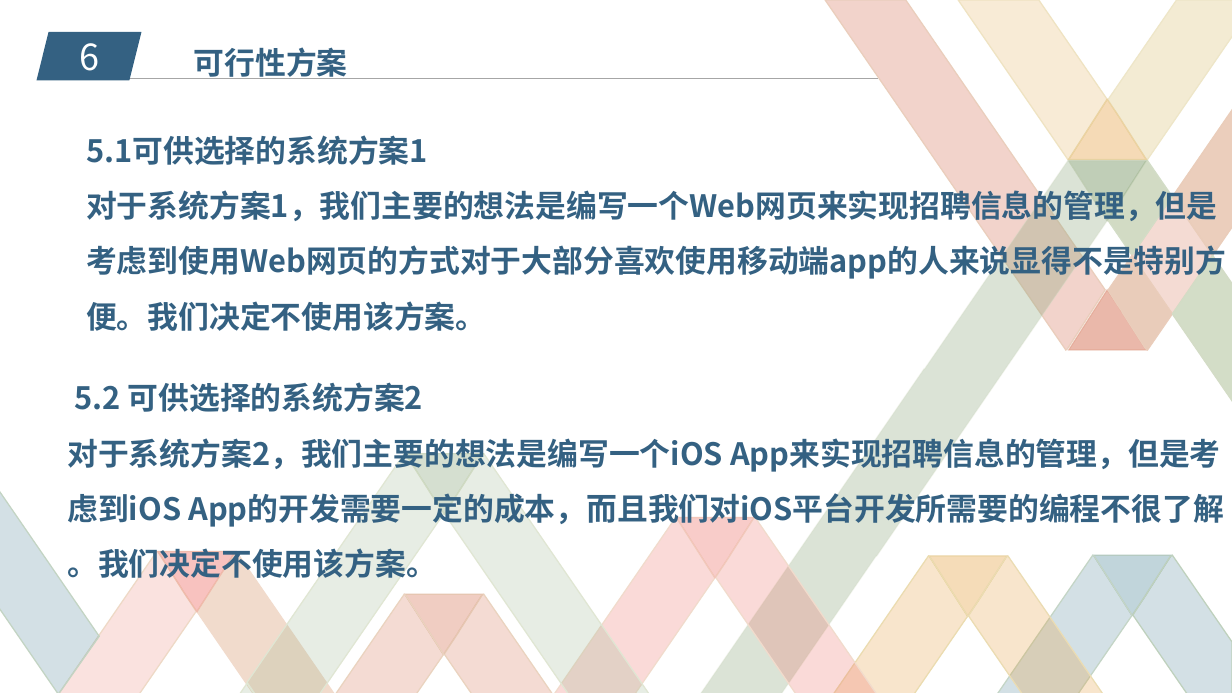
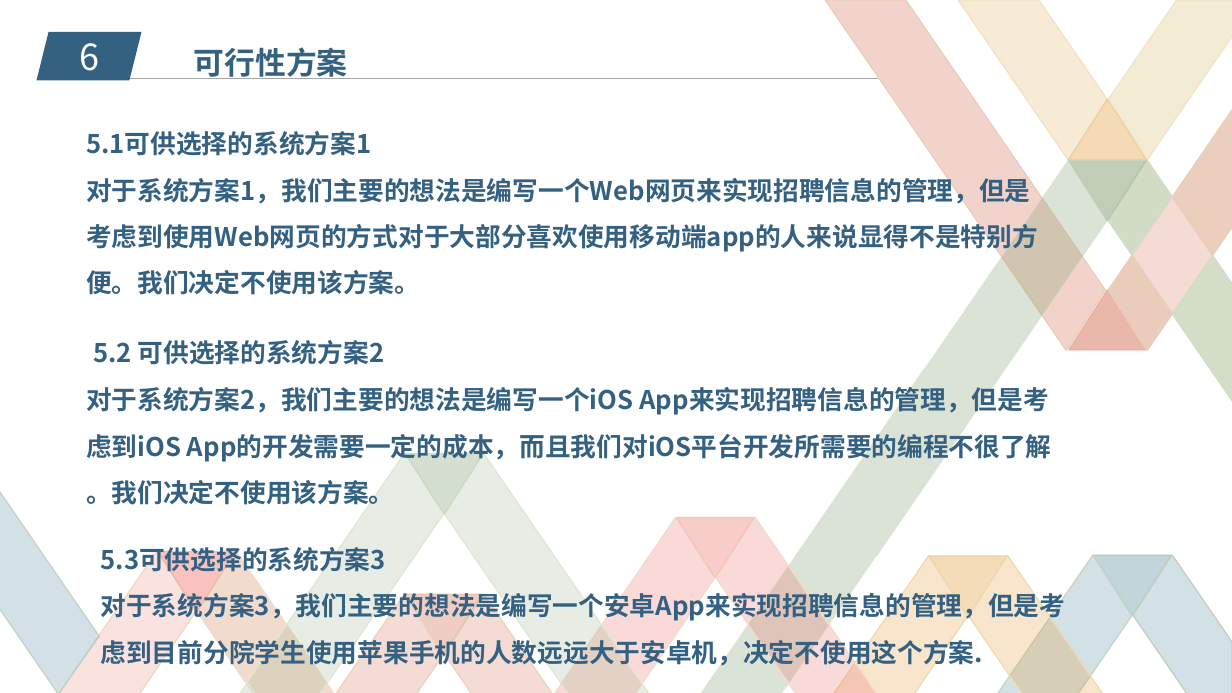
Before and after one commit to zucccxy/project, a slide deck: slide 11 of SE2017秋-G02-项目介绍-招聘系统update.pptx. Drawn at 1232x693 pixels with LibreOffice and Linux fonts; fonts in the diff are those of the drawing; background and template pictures are left out. Boxes give left, top, right and bottom in pixels: in the first picture for what was removed or moved away, otherwise in the second. Text is boxed around its words. In the diff, an @@ line names an element or a change of style, - is before the commit and + after.

```diff
--- a/SE2017秋-G02-项目介绍-招聘系统update.pptx
+++ b/SE2017秋-G02-项目介绍-招聘系统update.pptx
@@ text "5.1可供选择的系统方案1" at (86, 131, 1038, 295): size 24 to 20 pt @@
@@ text "5.2 可供选择的系统方案2" at (86, 340, 1052, 509): size 24 to 20 pt @@
@@ text "5.2 可供选择的系统方案2": place and size @@
-text "5.2 可供选择的系统方案2" at (67, 382, 1224, 584)
+text "5.2 可供选择的系统方案2" at (86, 340, 1052, 509)
@@ text added at (101, 547, 1066, 668), 20 pt, text #346182, bold @@
+5.3可供选择的系统方案3
+对于系统方案3，我们主要的想法是编写一个安卓App来实现招聘信息的管理，但是考
+虑到目前分院学生使用苹果手机的人数远远大于安卓机，决定不使用这个方案.
```
Also in this commit, not shown: 4 other slides changed, 9 other files.
